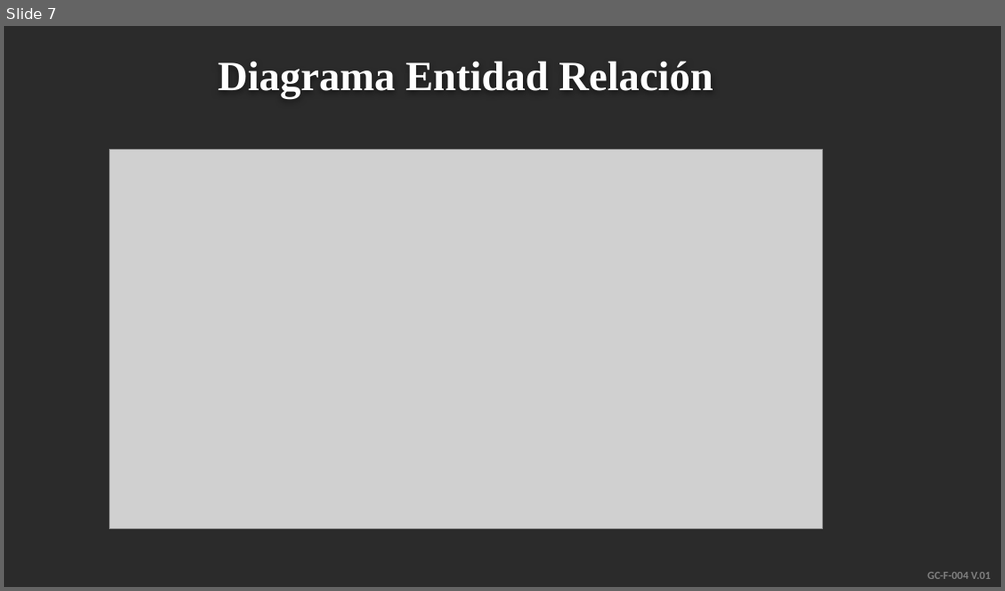
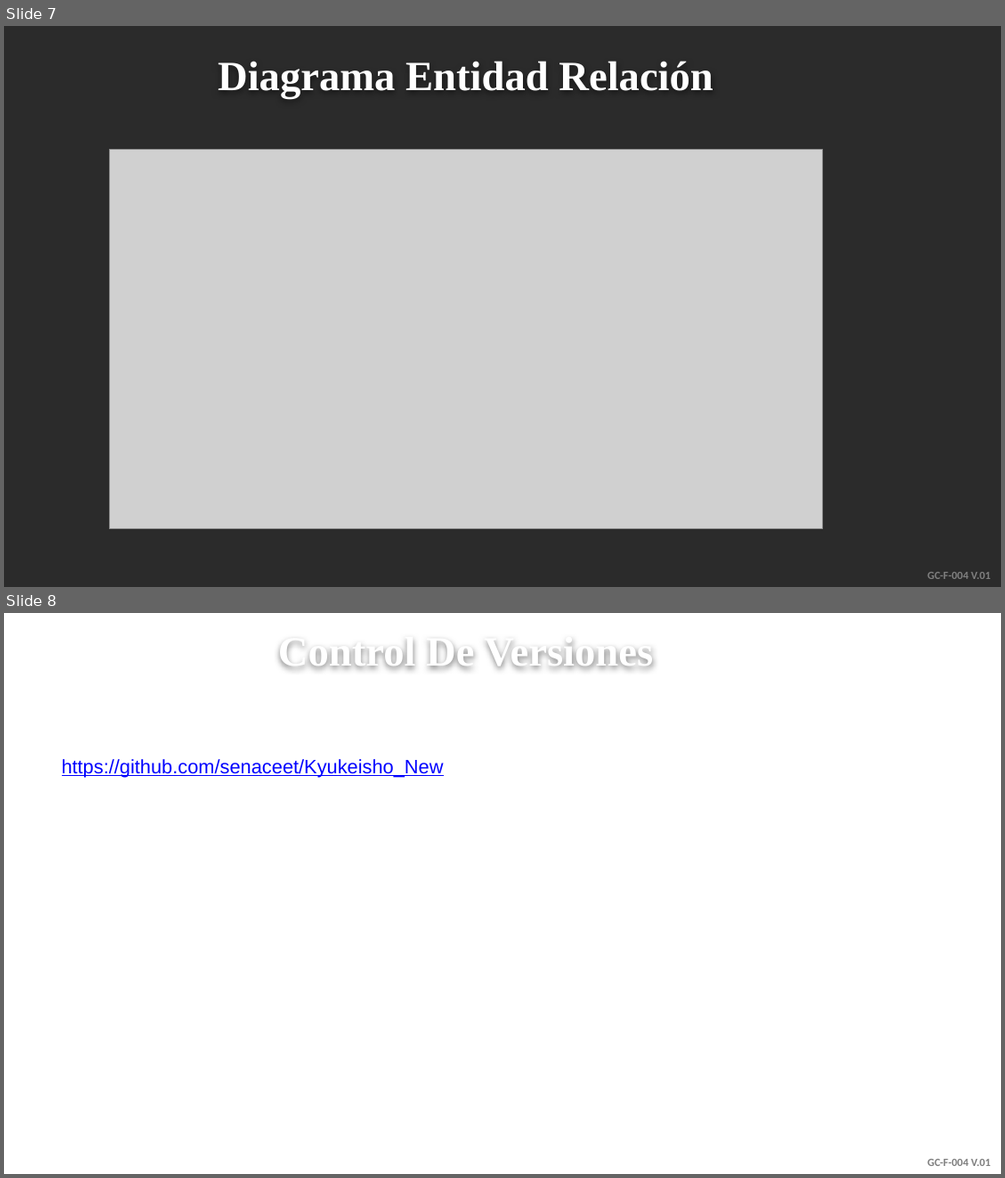
Before and after one commit to senaceet/Kyukeisho_New, a slide deck: Presentación_Proyecto.pptx. Shown one above the other, each under a label of ours: slide 7 before the commit, slides 7 and 8 after it. The pictures are 1005x591 and 1005x1178 pixels, drawn with LibreOffice and Linux fonts; fonts in the diff are those of the drawing; grey boxes stand for pictures; background and template pictures are left out; a plain dark background stands for a picture behind light text. Boxes give left, top, right and bottom in pixels: in the first picture for what was removed or moved away, otherwise in the second. Text is boxed around its words. In the diff, an @@ line names an element or a change of style, - is before the commit and + after.

```diff
--- a/Presentación_Proyecto.pptx
+++ b/Presentación_Proyecto.pptx
@@ slide 8 added at <box>4,613,1001,1174</box>, background picture (left out); not listed: 1 template element that a slide beside it also shows @@
@@ text added at <box>278,641,653,669</box>, 30 pt, text #FFFFFF, bold @@
+Control De Versiones
@@ text added at <box>62,759,444,777</box>, 14 pt, text #0000FF, underline @@
+https://github.com/senaceet/Kyukeisho_New
```
Also in this commit, not shown: 1 slide changed.
